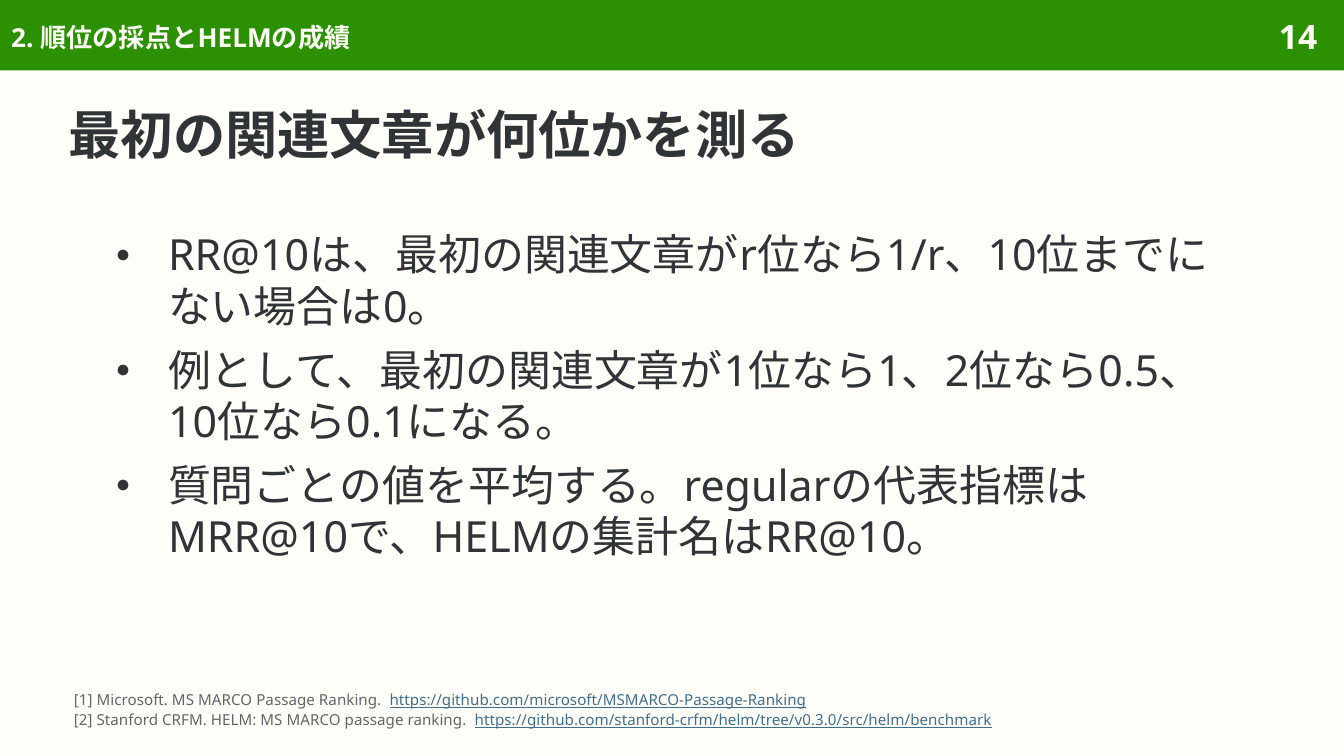
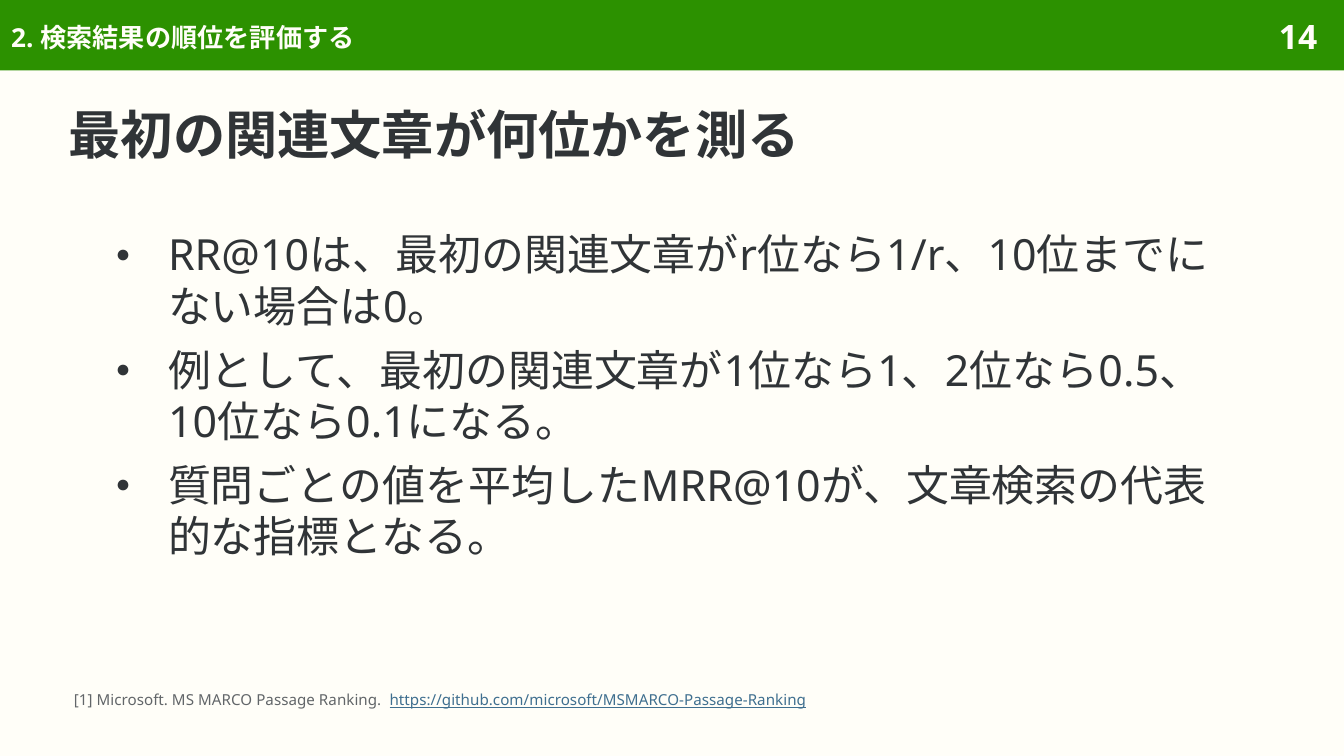
Before and after one commit to sasakiy84/datasets-in-10-minutes, a slide deck: slide 14 of slides/datasets-in-10-minutes-msmarco.pptx. Drawn at 1344x756 pixels with LibreOffice and Linux fonts; fonts in the diff are those of the drawing. Boxes give left, top, right and bottom in pixels: in the first picture for what was removed or moved away, otherwise in the second. Text is boxed around its words. In the diff, an @@ line names an element or a change of style, - is before the commit and + after.

Commit message:
Center MS MARCO on passage retrieval and original ranking evaluation

```diff
--- a/slides/datasets-in-10-minutes-msmarco.pptx
+++ b/slides/datasets-in-10-minutes-msmarco.pptx
@@ title at box(11, 24, 354, 50): text changed @@
-2. 順位の採点とHELMの成績
+2. 検索結果の順位を評価する
@@ text at box(168, 465, 1207, 556): text changed @@
-● 質問ごとの値を平均する。regularの代表指標はMRR@10で、HELMの集計名はRR@10。
+● 質問ごとの値を平均したMRR@10が、文章検索の代表的な指標となる。
@@ text at box(74, 713, 992, 729): paragraph removed @@
-[2] Stanford CRFM. HELM: MS MARCO passage ranking. https://github.com/stanford-crfm/helm/tree/v0.3.0/src/helm/benchmark
```
Also in this commit, not shown: 32 other slides changed, 6 slides removed, 55 other files.
